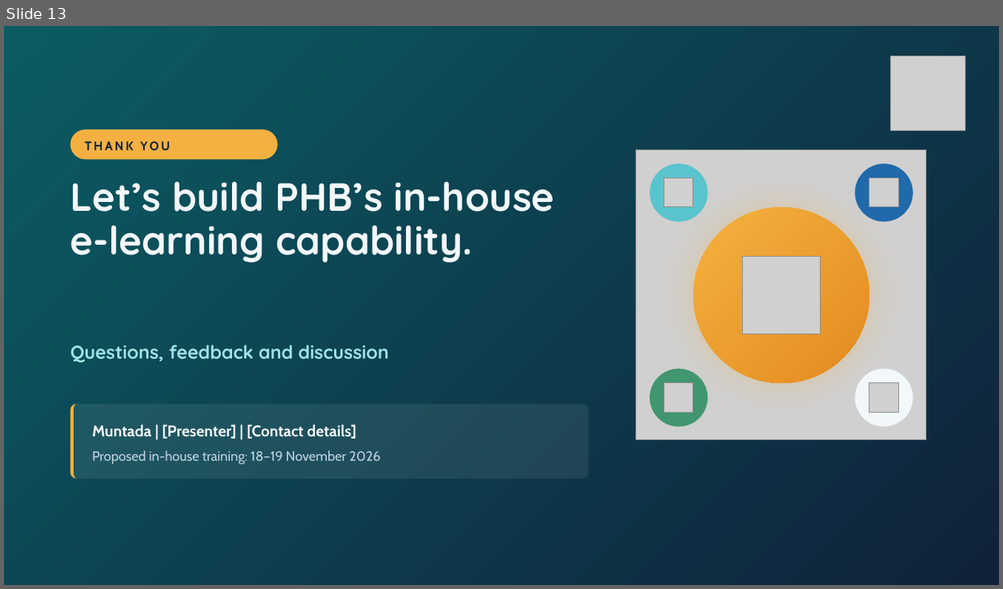
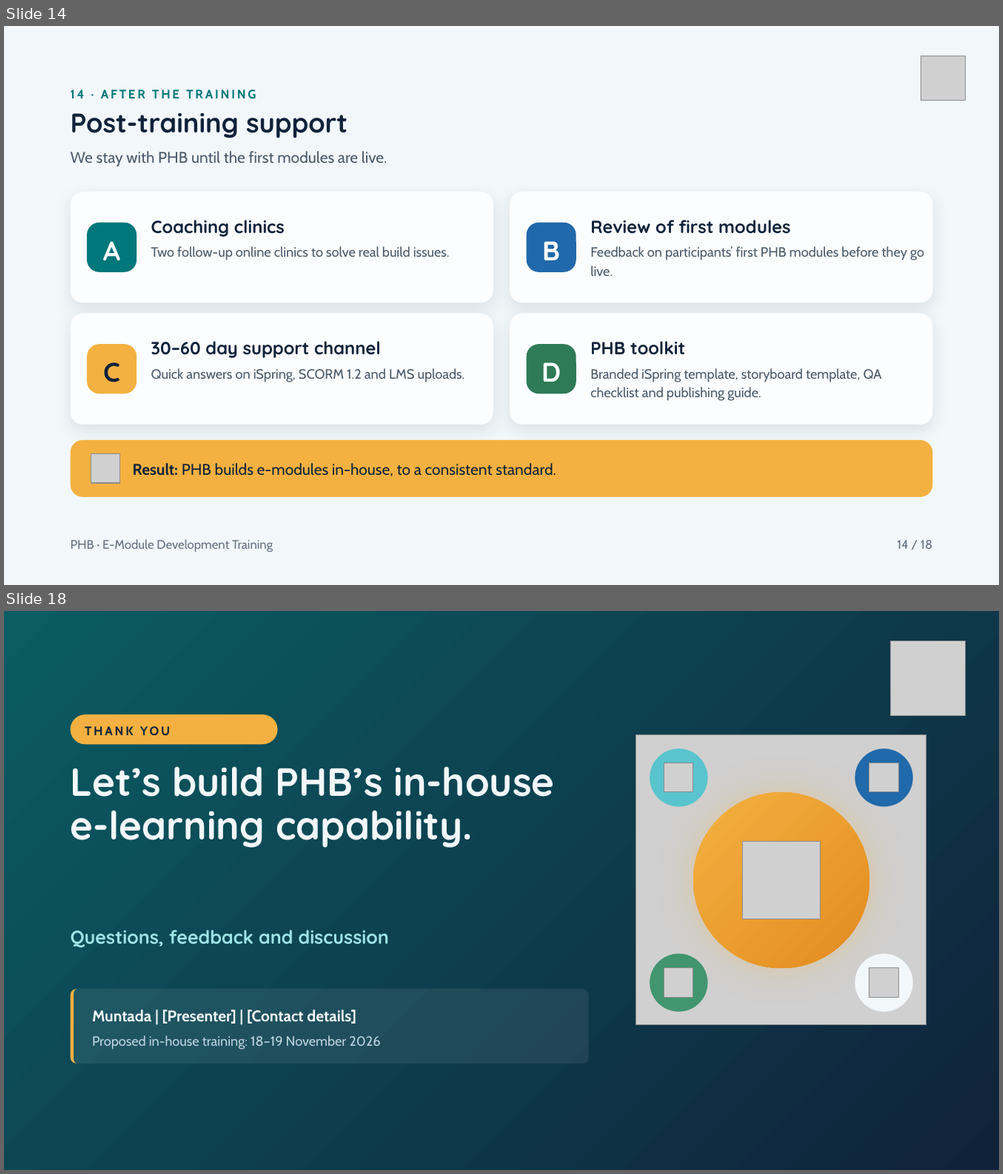
Before and after one commit to muntada8/lms-demo, a slide deck: PHB_E-Module_Development_Training_v2.pptx. Shown one above the other, each under a label of ours: slide 13 before the commit, slides 14 and 18 after it; the slides between them are not shown. The pictures are 1003x589 and 1003x1174 pixels, drawn with LibreOffice and Linux fonts; fonts in the diff are those of the drawing; grey boxes stand for pictures. Boxes give left, top, right and bottom in pixels: in the first picture for what was removed or moved away, otherwise in the second. Text is boxed around its words. In the diff, an @@ line names an element or a change of style, - is before the commit and + after.

```diff
--- a/PHB_E-Module_Development_Training_v2.pptx
+++ b/PHB_E-Module_Development_Training_v2.pptx
@@ slide 14 added at box(4, 26, 999, 585), background #F2F7FA @@
@@ picture added at box(920, 56, 965, 101) @@
@@ text added at box(71, 90, 256, 99), 12 pt, text #00777A, bold @@
+14 · AFTER THE TRAINING
@@ title added at box(71, 113, 347, 138), 26 pt, text #10223A, bold @@
+Post-training support
@@ text added at box(71, 151, 387, 167), 15 pt, text #4A5A6A @@
+We stay with PHB until the first modules are live.
@@ rounded rectangle added at box(71, 192, 493, 303), fill #FBFDFE @@
@@ rounded rectangle added at box(510, 192, 933, 303), fill #FBFDFE @@
@@ rounded rectangle added at box(87, 223, 136, 273), fill #00777A, 26 pt, text #FFFFFF, bold @@
+A
@@ text added at box(151, 220, 284, 237), 17 pt, text #10223A, bold @@
+Coaching clinics
@@ rounded rectangle added at box(526, 223, 576, 273), fill #2069AA, 26 pt, text #FFFFFF, bold @@
+B
@@ text added at box(590, 220, 790, 234), 17 pt, text #10223A, bold @@
+Review of first modules
@@ text added at box(151, 247, 449, 261), 13 pt, text #4A5A6A @@
+Two follow-up online clinics to solve real build issues.
@@ text added at box(590, 247, 924, 276), 13 pt, text #4A5A6A @@
+Feedback on participants’ first PHB modules before they go live.
@@ rounded rectangle added at box(71, 313, 493, 424), fill #FBFDFE @@
@@ rounded rectangle added at box(510, 313, 933, 424), fill #FBFDFE @@
@@ rounded rectangle added at box(87, 345, 136, 395), fill #F4B141, 26 pt, text #10223A, bold @@
+C
@@ text added at box(151, 341, 381, 358), 17 pt, text #10223A, bold @@
+30–60 day support channel
@@ rounded rectangle added at box(526, 345, 576, 395), fill #2F7A57, 26 pt, text #FFFFFF, bold @@
+D
@@ text added at box(590, 341, 685, 355), 17 pt, text #10223A, bold @@
+PHB toolkit
@@ text added at box(151, 369, 465, 383), 13 pt, text #4A5A6A @@
+Quick answers on iSpring, SCORM 1.2 and LMS uploads.
@@ text added at box(590, 369, 882, 401), 13 pt, text #4A5A6A @@
+Branded iSpring template, storyboard template, QA checklist and publishing guide.
@@ rounded rectangle added at box(71, 441, 933, 497), fill #F4B141 @@
@@ picture added at box(91, 454, 120, 483) @@
@@ text added at box(133, 463, 556, 477), 15 pt, text #10223A @@
+Result: PHB builds e-modules in-house, to a consistent standard.
@@ text added at box(71, 540, 273, 552), 12 pt, text #637180 @@
+PHB · E-Module Development Training
@@ text added at box(896, 540, 932, 549), 12 pt, text #637180 @@
+14 / 18
@@ what was slide 13 is now slide 18 @@
```
Also in this commit, not shown: 11 slides changed, 4 other slides added.
